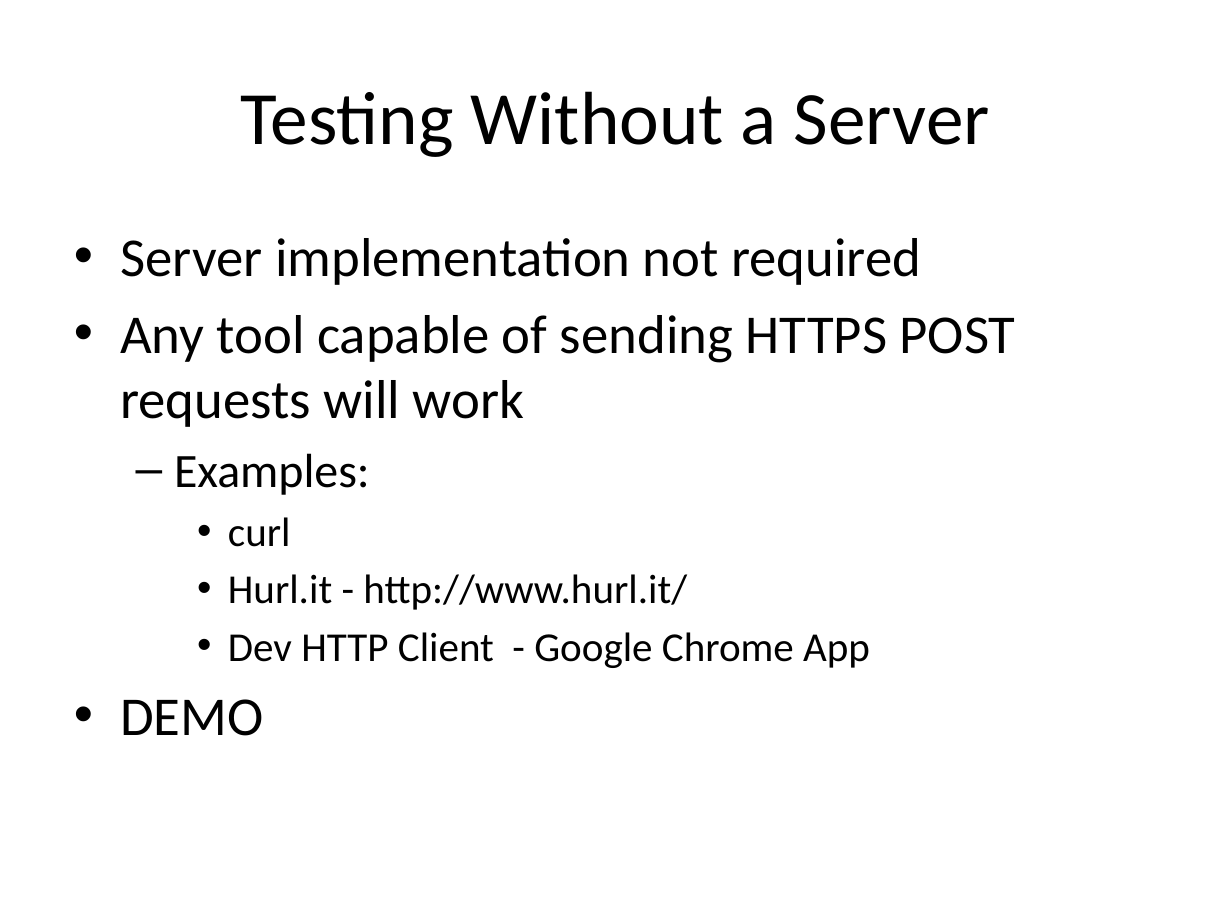
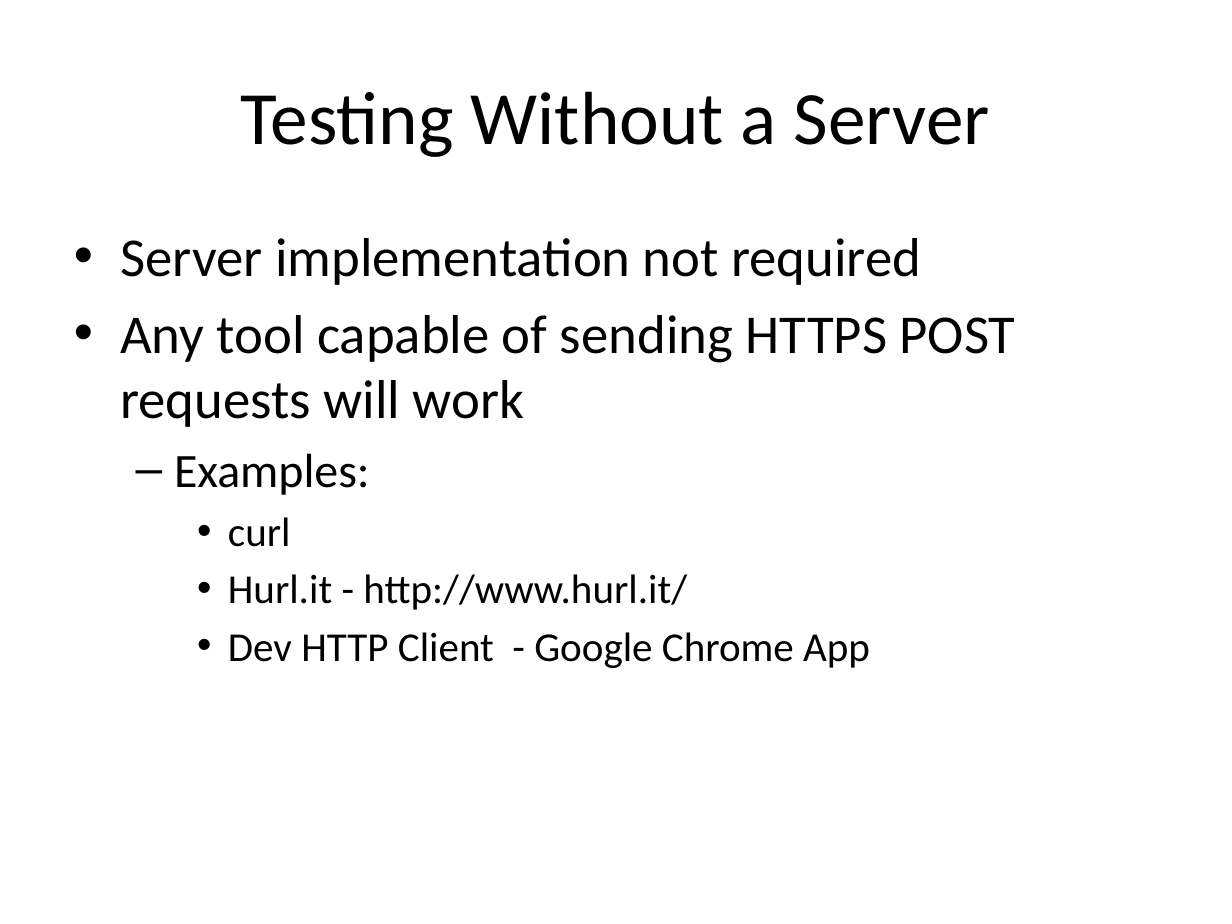
Before and after one commit to LeadingEDJE/MobilePushNotification, a slide deck: slide 18 of Implementing Push Notification in Android.pptx (slide 19 before the commit). Drawn at 1232x924 pixels with LibreOffice and Linux fonts; fonts in the diff are those of the drawing; background and template pictures are left out. Boxes give left, top, right and bottom in pixels: in the first picture for what was removed or moved away, otherwise in the second. Text is boxed around its words. In the diff, an @@ line names an element or a change of style, - is before the commit and + after.

```diff
--- a/Implementing Push Notification in Android.pptx
+++ b/Implementing Push Notification in Android.pptx
@@ text at bbox=[120, 699, 263, 736]: paragraph removed @@
-• DEMO
```
Also in this commit, not shown: 10 other slides changed, 3 other files.
